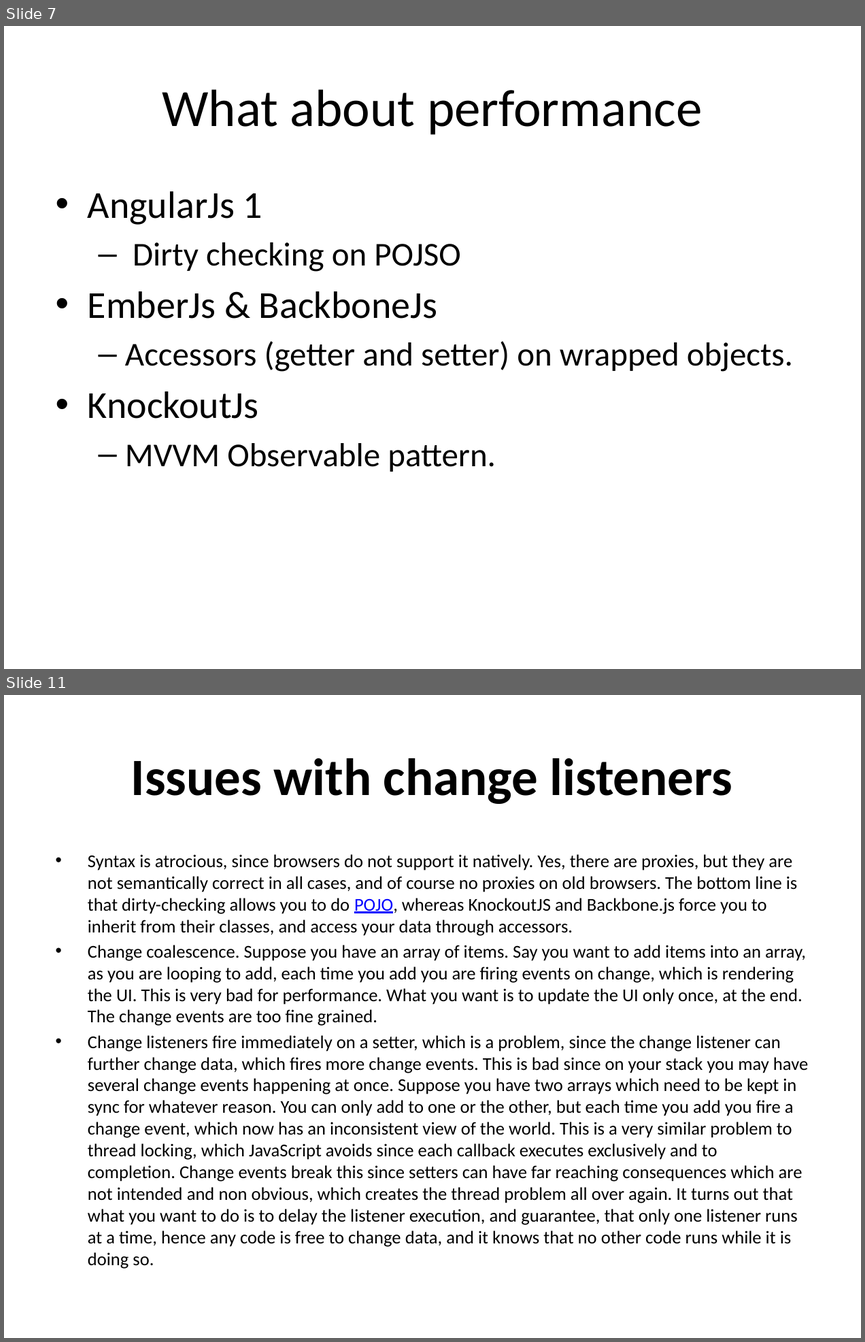
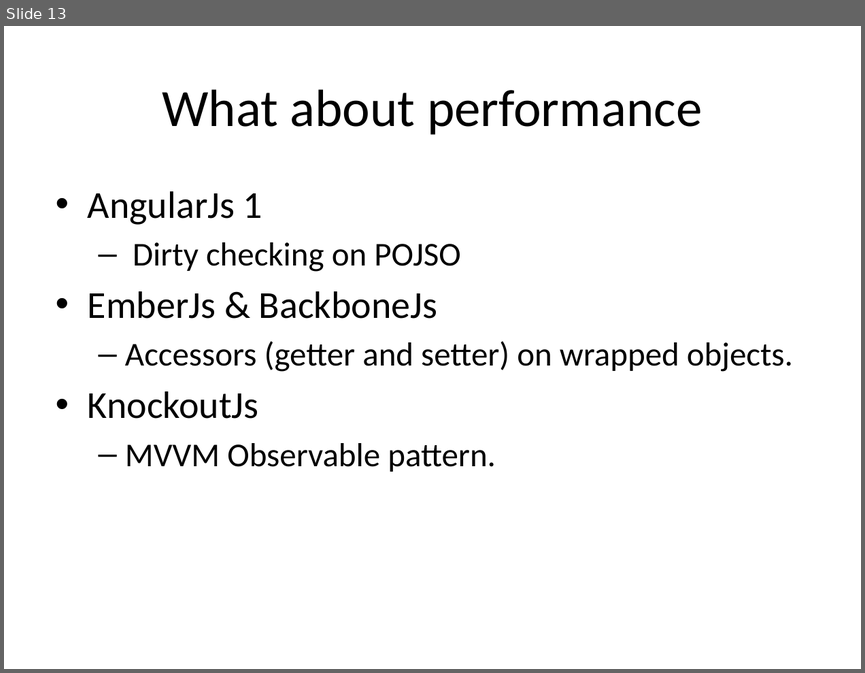
Before and after one commit to SijieCai/angular-performance-demo, a slide deck: angular1.x核心机制分析及性能实战.pptx. Shown one above the other, each under a label of ours: slides 7 and 11 before the commit, slide 13 after it; the slides between them are not shown. The pictures are 865x1342 and 865x673 pixels, drawn with LibreOffice and Linux fonts; fonts in the diff are those of the drawing. Boxes give left, top, right and bottom in pixels: in the first picture for what was removed or moved away, otherwise in the second. Text is boxed around its words. In the diff, an @@ line names an element or a change of style, - is before the commit and + after.

```diff
--- a/angular1.x核心机制分析及性能实战.pptx
+++ b/angular1.x核心机制分析及性能实战.pptx
@@ slide 11 removed at <box>4,695,861,1338</box>, background #FFFFFF @@
@@ title removed at <box>131,758,732,804</box> @@
-Issues with change listeners
@@ text removed at <box>88,854,808,1268</box> @@
-• Syntax is atrocious, since browsers do not support it natively. Yes, there are proxies, but they are not semantically correct in all cases, and of course no proxies on old browsers. The bottom line is that dirty-checking allows you to do POJO, whereas KnockoutJS and Backbone.js force you to inherit from their classes, and access your data through accessors.
-• Change coalescence. Suppose you have an array of items. Say you want to add items into an array, as you are looping to add, each time you add you are firing events on change, which is rendering the UI. This is very bad for performance. What you want is to update the UI only once, at the end. The change events are too fine grained.
-• Change listeners fire immediately on a setter, which is a problem, since the change listener can further change data, which fires more change events. This is bad since on your stack you may have several change events happening at once. Suppose you have two arrays which need to be kept in sync for whatever reason. You can only add to one or the other, but each time you add you fire a change event, which now has an inconsistent view of the world. This is a very similar problem to thread locking, which JavaScript avoids since each callback executes exclusively and to completion. Change events break this since setters can have far reaching consequences which are not intended and non obvious, which creates the thread problem all over again. It turns out that what you want to do is to delay the listener execution, and guarantee, that only one listener runs at a time, hence any code is free to change data, and it knows that no other code runs while it is doing so.
@@ what was slide 7 is now slide 13 @@
```
Also in this commit, not shown: 3 slides changed, 8 slides added, 8 other slides removed, 6 other files.
